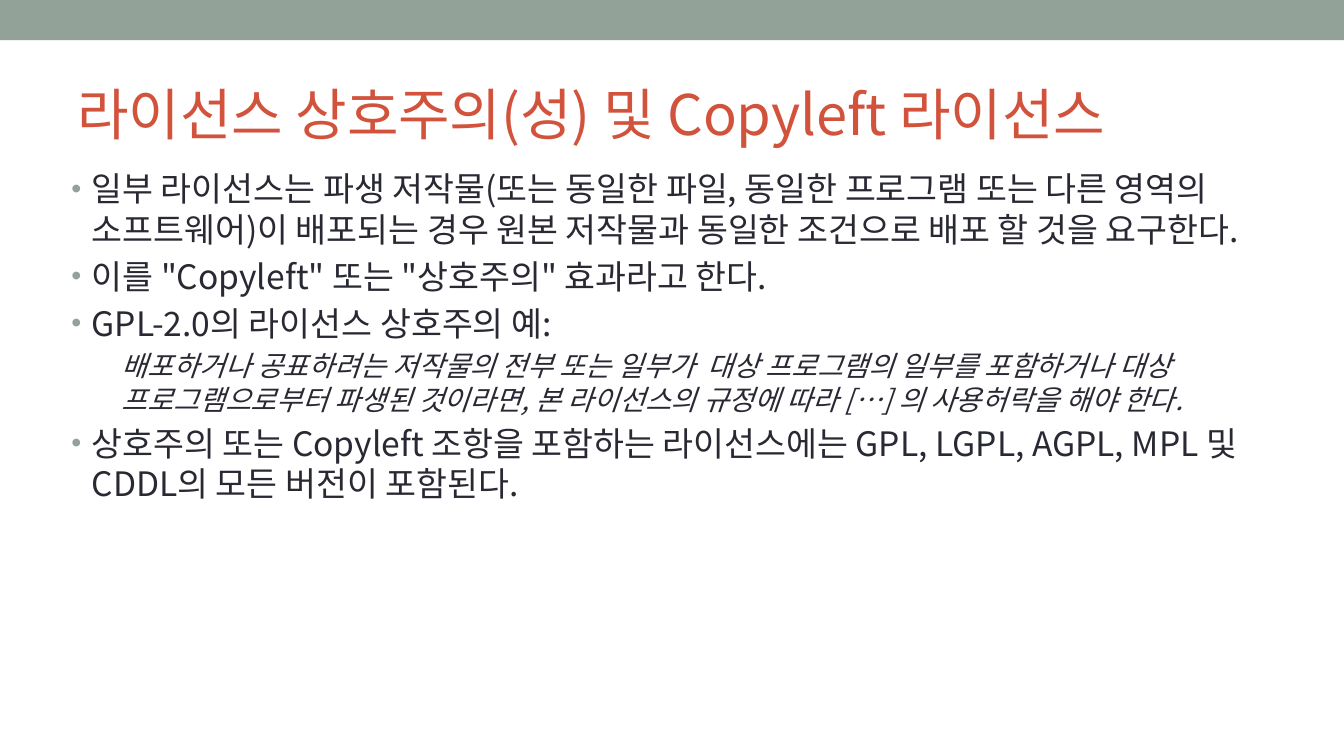
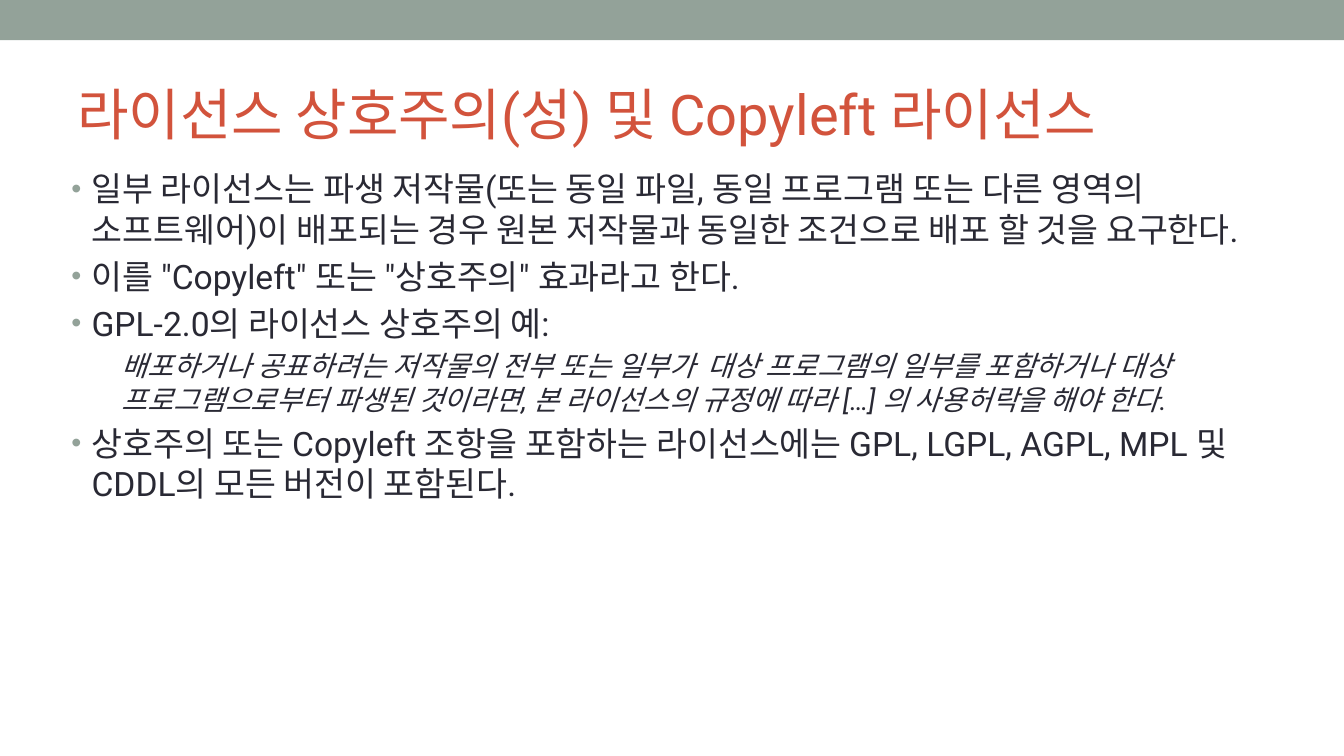
Before and after one commit to OpenChain-KWG/Curriculum-Translation-KR, a slide deck: slide 15 of target/slides/openchain-curriculum-for-1-1.pptx. Drawn at 1344x756 pixels with LibreOffice and Linux fonts; fonts in the diff are those of the drawing; background and template pictures are left out. Boxes give left, top, right and bottom in pixels: in the first picture for what was removed or moved away, otherwise in the second. Text is boxed around its words. In the diff, an @@ line names an element or a change of style, - is before the commit and + after.

```diff
--- a/target/slides/openchain-curriculum-for-1-1.pptx
+++ b/target/slides/openchain-curriculum-for-1-1.pptx
@@ title "라이선스 상호주의(성) 및 Copyleft 라이선스" at [77, 88, 1096, 148]: font Noto Sans CJK KR to Roboto @@
@@ text at [92, 173, 1238, 250]: text changed; font Noto Sans CJK KR to Roboto @@
-• 일부 라이선스는 파생 저작물(또는 동일한 파일, 동일한 프로그램 또는 다른 영역의 소프트웨어)이 배포되는 경우 원본 저작물과 동일한 조건으로 배포 할 것을 요구한다.
+• 일부 라이선스는 파생 저작물(또는 동일 파일, 동일 프로그램 또는 다른 영역의 소프트웨어)이 배포되는 경우 원본 저작물과 동일한 조건으로 배포 할 것을 요구한다.
@@ text at [92, 261, 1227, 499]: font Noto Sans CJK KR to Roboto in "이를 "Copyleft" 또는 "상호주의" 효과라고 한다.", "GPL-2.0의 라이선스 상호주의 예:", "배포하거나 공표하려는 저작물의 전부 또는 일부가 대상 ...", "상호주의 또는 Copyleft 조항을 포함하는 라이선스에는 GPL, ..." @@
```
Also in this commit, not shown: 82 other slides changed, 3 other files.
